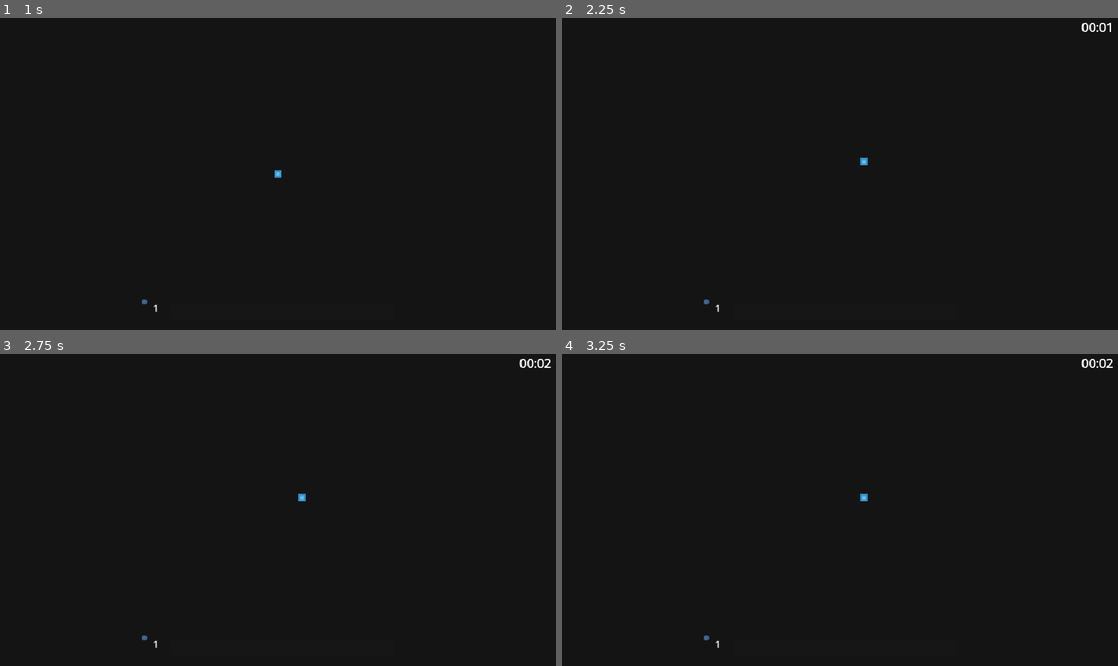
Above: before the commit, frames 1-4 (two rows, left to right).
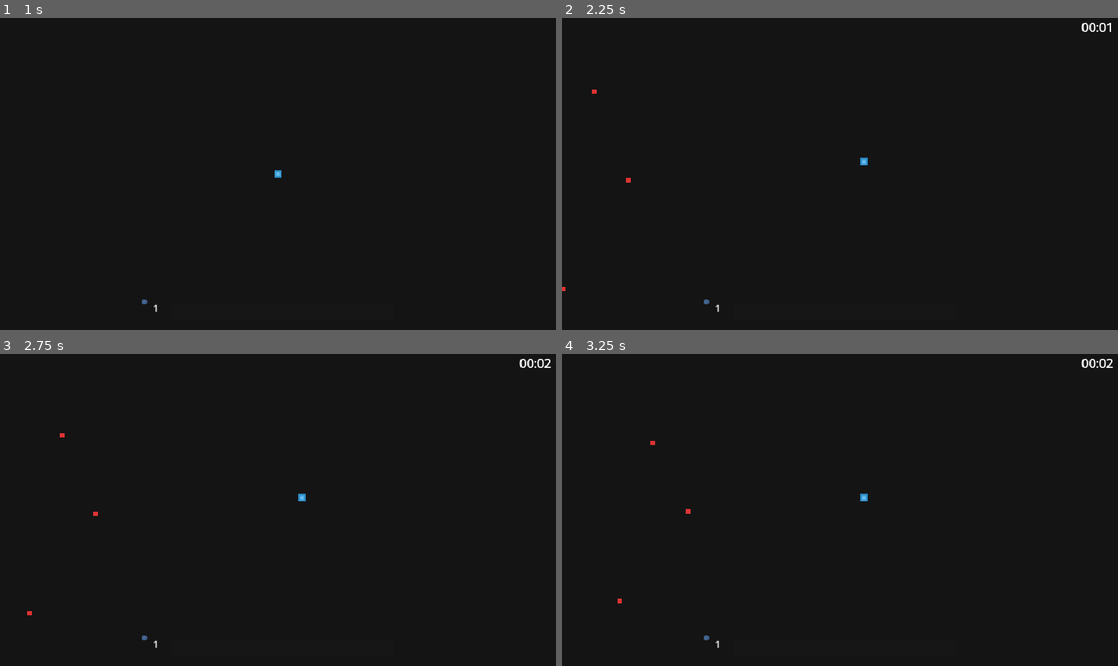
Above: after the commit, the same moments.

Repository: Clement-Quach/queensgamejam
Game: Godot game, scene res://scenes/main_menu.tscn
Same seed, same stepped clock (60 frames per second), same inputs: the game is played once before the commit and once after it. The engine's default icon, where the game draws it, is replaced by a stand-in: a white triangle on a blue panel in a dark square.
Inputs (mouse positions are in pixels of both pictures, inside the frame that each line leads up to):
- Up to frame 1 (1 s): click (278, 192) at 0.5 s
- Up to frame 2 (2.25 s): tap Enter (ui_accept) at 1.25, 1.52, 2 s; move the mouse to (962, 158) at 1.27 s; press the mouse at (962, 158) at 1.28 s; hold Right (ui_right) from 1.28 s (still down); move the mouse to (728, 189) at 2.02 s; release the mouse at (728, 189) at 2.03 s; click (728, 189) at 2.1 s
- Up to frame 3 (2.75 s): keep holding Right (ui_right); tap Enter (ui_accept) at 2.27 s
- Up to frame 4 (3.25 s): move the mouse to (895, 441) at 2.77 s; release Right (ui_right) at 2.78 s; press the mouse at (895, 441) at 2.78 s; hold Left (ui_left) from 2.78 s (still down)

Frame 1 is identical in both runs. In frame 2, less than 0.1% of the frame differs, in the area x 0-13%, y 22-88%; in frame 3, less than 0.1%; in frame 4, less than 0.1%, in the area x 10-24%, y 27-80%.

Commit message:
enemies and sounds

Diff:
--- a/queensgamejam/particle_base.gd
+++ b/queensgamejam/particle_base.gd
@@ -49,4 +49,5 @@
 
 
 func _on_hurtbox_area_exited(area: Area2D) -> void:
+
 	queue_free()
--- a/queensgamejam/project.godot
+++ b/queensgamejam/project.godot
@@ -14,6 +14,10 @@
 run/main_scene="res://scenes/main_menu.tscn"
 config/features=PackedStringArray("4.3", "Forward Plus")
 config/icon="res://icon.svg"
+
+[autoload]
+
+Music="*res://scenes/music.tscn"
 
 [display]
 
--- /dev/null
+++ b/queensgamejam/scenes/enemy.gd
@@ -0,0 +1,43 @@
+extends Node2D  # or KinematicBody2D if using physics
+
+@export var speed: float = 150.0
+@export var follow_duration: float = 2.0  # seconds to follow the player
+var player_scene = preload("res://scenes/player.tscn")
+enum State { FOLLOW, ESCAPE }
+var state: State = State.FOLLOW
+var follow_timer: float = follow_duration
+var escape_direction: Vector2 = Vector2.ZERO
+
+
+
+
+var player: Node2D = null
+
+func _ready() -> void:
+	# Get a reference to the player node; update the path accordingly.
+	player = get_node("/root/main/player")  # Adjust the path as needed
+	follow_timer = follow_duration
+
+func _process(delta: float) -> void:
+	match state:
+		State.FOLLOW:
+			follow_timer -= delta
+			if follow_timer > 0:
+				# Calculate the direction toward the player and move
+				var direction = (player.global_position - global_position).normalized()
+				global_position += direction * speed * delta
+			else:
+				# Capture the last direction and switch state
+				escape_direction = (player.global_position - global_position).normalized()
+				state = State.ESCAPE
+		State.ESCAPE:
+			# Continue moving in the captured direction
+			global_position += escape_direction * speed * delta
+			# Check if enemy is off screen; if so, delete it
+			if is_off_screen():
+				queue_free()
+
+# Helper function to check if the enemy is off screen
+func is_off_screen() -> bool:
+	var viewport_rect = get_viewport().get_visible_rect()
+	return not viewport_rect.has_point(global_position)
--- a/queensgamejam/scenes/enemy.tscn
+++ b/queensgamejam/scenes/enemy.tscn
@@ -1,15 +1,23 @@
-[gd_scene load_steps=3 format=3 uid="uid://hyccygyfmv63"]
+[gd_scene load_steps=4 format=3 uid="uid://hyccygyfmv63"]
 
+[ext_resource type="Script" path="res://scenes/enemy.gd" id="1_4jodb"]
 [ext_resource type="Texture2D" uid="uid://bafrjxceu8j7u" path="res://assets/antimatter.png" id="1_ilx3q"]
 
 [sub_resource type="RectangleShape2D" id="RectangleShape2D_mutdx"]
-size = Vector2(4.66667, 4.66667)
+size = Vector2(14.6667, 14.6667)
 
-[node name="enemy" type="Sprite2D"]
+[node name="enemy" type="Node2D"]
+scale = Vector2(0.5, 0.5)
+script = ExtResource("1_4jodb")
+speed = 100.0
+
+[node name="Node2D" type="Sprite2D" parent="."]
 scale = Vector2(3, 3)
 texture = ExtResource("1_ilx3q")
 
 [node name="Area2D" type="Area2D" parent="."]
+collision_layer = 4
+collision_mask = 0
 
 [node name="CollisionShape2D" type="CollisionShape2D" parent="Area2D"]
 shape = SubResource("RectangleShape2D_mutdx")
--- a/queensgamejam/scenes/leveling.gd
+++ b/queensgamejam/scenes/leveling.gd
@@ -12,13 +12,15 @@
 		level += 1
 		toNextLevel = round(toNextLevel * 1.5)
 		levelPts = 0
-		print("level is currently: " + str(level))
-		print("orbs needed till next level: " + str(toNextLevel))
+		$"level up".play()
 	else:
 		levelPts += 1
-		print(levelPts)
+		$collect.play()
 
-
+func _exit_tree() -> void:
+	# This code will run before the node is removed.
+	get_tree().change_scene_to_file("res://scenes/main_menu.tscn")
+	# You can trigger additional logic here.
 
 func _on_pickup_area_area_entered(area: Area2D) -> void:
 	levelUp()
--- a/queensgamejam/scenes/main.gd
+++ b/queensgamejam/scenes/main.gd
@@ -5,10 +5,17 @@
 @onready var playerLevel = $player/leveling
 @onready var levelLabel = $level/Label
 @onready var levelBar = $level/ProgressBar
-# Called when the node enters the scene tree for the first time.
+@onready var enemy_scene = preload("res://scenes/enemy.tscn")
+@export var initial_enemy_count: int = 3       # starting number of enemies per wave
+@export var enemy_wave_increment: int = 2      # additional enemies per wave
+@export var spawn_delay: float = 0.5           # delay between spawning each enemy
+@export var wave_delay: float = 5.0
+var current_wave: int = 1
+var current_enemy_count: int = initial_enemy_count
+
 func _ready() -> void:
 	start_spawning()
-
+	start_waves()
 
 # Called every frame. 'delta' is the elapsed time since the previous frame.
 func _process(delta: float) -> void:
@@ -18,6 +25,50 @@
 func fillBar():
 	levelBar.max_value = playerLevel.toNextLevel
 	levelBar.value = playerLevel.levelPts
+
+func spawn_waves() -> void:
+	while true:
+		print("Starting wave %d with %d enemies" % [current_wave, current_enemy_count])
+		# Spawn enemies for the current wave
+		for i in range(current_enemy_count):
+			spawn_enemy()
+			await get_tree().create_timer(spawn_delay).timeout
+		# Wait before starting the next wave
+		await get_tree().create_timer(wave_delay).timeout
+		# Increase the wave and ramp up the enemy count
+		current_wave += 1
+		current_enemy_count += enemy_wave_increment
+
+############################### ENEMY SPAWNING #####################################################
+
+func start_waves() -> void:
+	# Use an infinite loop to continuously spawn waves
+	spawn_waves()
+
+func spawn_enemy() -> void:
+	var enemy_instance = enemy_scene.instantiate()
+	enemy_instance.position = get_spawn_position()
+	add_child(enemy_instance)
+
+func get_spawn_position() -> Vector2:
+	var viewport_rect = get_viewport().get_visible_rect()
+	var pos = Vector2.ZERO
+	var side = randi() % 4  # 0=left, 1=right, 2=top, 3=bottom
+	match side:
+		0:  # Left side
+			pos.x = viewport_rect.position.x - 50
+			pos.y = randf_range(viewport_rect.position.y, viewport_rect.position.y + viewport_rect.size.y)
+		1:  # Right side
+			pos.x = viewport_rect.position.x + viewport_rect.size.x + 50
+			pos.y = randf_range(viewport_rect.position.y, viewport_rect.position.y + viewport_rect.size.y)
+		2:  # Top side
+			pos.y = viewport_rect.position.y - 50
+			pos.x = randf_range(viewport_rect.position.x, viewport_rect.position.x + viewport_rect.size.x)
+		3:  # Bottom side
+			pos.y = viewport_rect.position.y + viewport_rect.size.y + 50
+			pos.x = randf_range(viewport_rect.position.x, viewport_rect.position.x + viewport_rect.size.x)
+	return pos
+####################################################################################################
 
 ################################## SPAWNING LEVELING ORBS ##########################################
 func spawnLevelOrb():
--- /dev/null
+++ b/queensgamejam/scenes/music.tscn
@@ -0,0 +1,9 @@
+[gd_scene load_steps=2 format=3 uid="uid://coecypfcoen2x"]
+
+[ext_resource type="AudioStream" uid="uid://bq14sm2gmv8ao" path="res://assets/chill-beats-185843.mp3" id="1_uce6n"]
+
+[node name="music" type="AudioStreamPlayer"]
+stream = ExtResource("1_uce6n")
+volume_db = -16.901
+autoplay = true
+parameters/looping = true
--- a/queensgamejam/scenes/player.tscn
+++ b/queensgamejam/scenes/player.tscn
@@ -1,8 +1,10 @@
-[gd_scene load_steps=7 format=3 uid="uid://w3uygut4yruj"]
+[gd_scene load_steps=9 format=3 uid="uid://w3uygut4yruj"]
 
 [ext_resource type="PackedScene" uid="uid://cmso3pdtylk4n" path="res://scenes/particleBase.tscn" id="1_mfwgv"]
 [ext_resource type="Script" path="res://scenes/leveling.gd" id="2_dpaba"]
 [ext_resource type="Texture2D" uid="uid://d4nek2wcnip5x" path="res://assets/carbon.png" id="2_txi7q"]
+[ext_resource type="AudioStream" uid="uid://dfp2whe5liv8v" path="res://assets/mixkit-game-ball-tap-2073.wav" id="4_l0ram"]
+[ext_resource type="AudioStream" uid="uid://dhdm80n6gm2hl" path="res://assets/mixkit-winning-a-coin-video-game-2069.wav" id="5_7kc0m"]
 
 [sub_resource type="RectangleShape2D" id="RectangleShape2D_gmkwf"]
 size = Vector2(52, 50)
@@ -34,6 +36,13 @@
 shape = SubResource("CircleShape2D_250ny")
 debug_color = Color(0.940196, 1.16476e-05, 0.616069, 0.42)
 
+[node name="collect" type="AudioStreamPlayer" parent="leveling" index="1"]
+stream = ExtResource("4_l0ram")
+
+[node name="level up" type="AudioStreamPlayer" parent="leveling" index="2"]
+stream = ExtResource("5_7kc0m")
+volume_db = -8.83
+
 [node name="hurtbox" parent="." index="4"]
 collision_layer = 0
 collision_mask = 4
Not shown, added: queensgamejam/assets/chill-beats-185843.mp3.import
Not shown, added: queensgamejam/assets/mixkit-arcade-mechanical-bling-210.wav.import
Not shown, added: queensgamejam/assets/mixkit-game-ball-tap-2073.wav.import
Not shown, added: queensgamejam/assets/mixkit-winning-a-coin-video-game-2069.wav.import
Not shown, added: queensgamejam/assets/chill-beats-185843.mp3
Not shown, added: queensgamejam/assets/mixkit-arcade-mechanical-bling-210.wav
Not shown, added: queensgamejam/assets/mixkit-game-ball-tap-2073.wav
Not shown, added: queensgamejam/assets/mixkit-winning-a-coin-video-game-2069.wav
